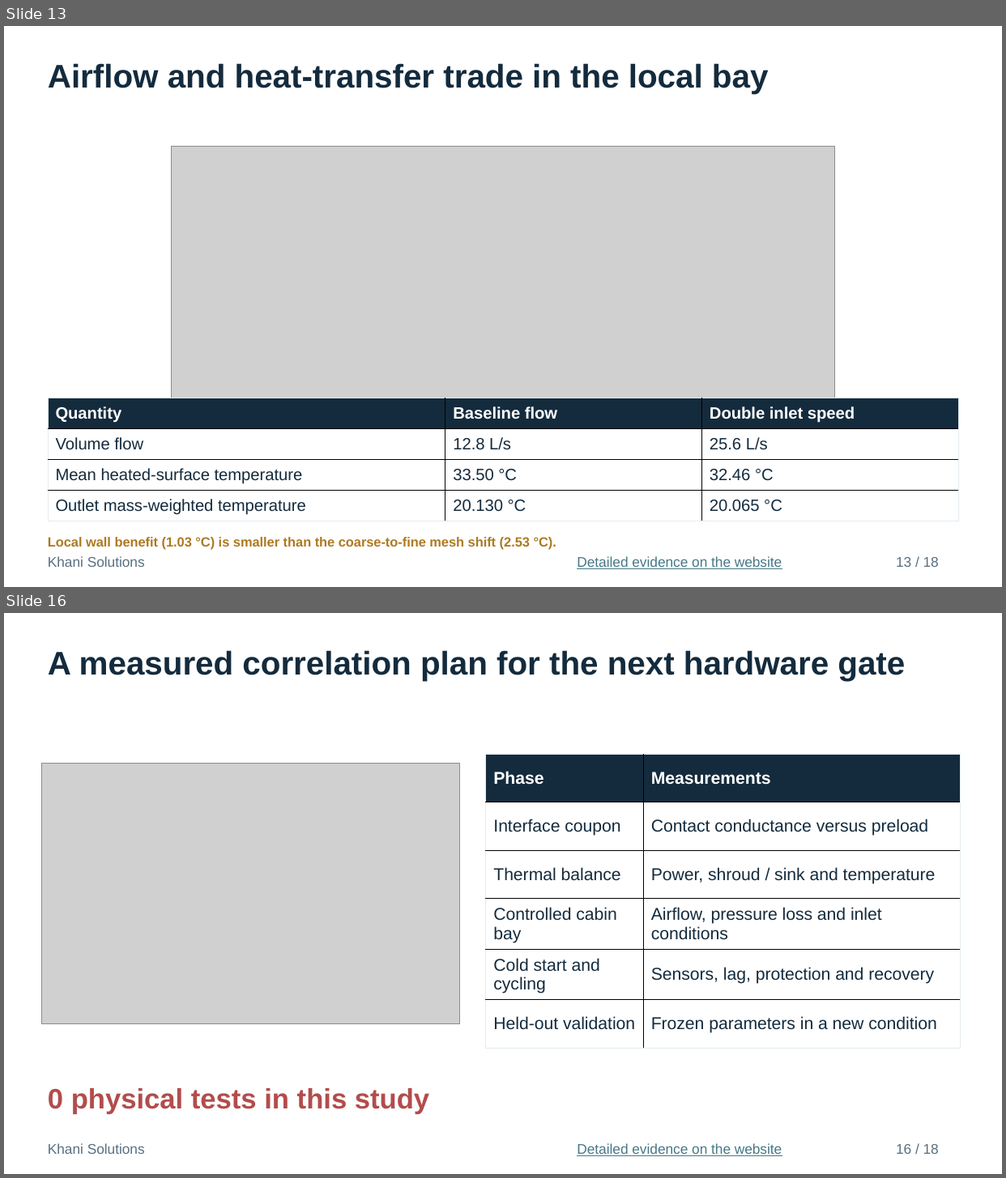
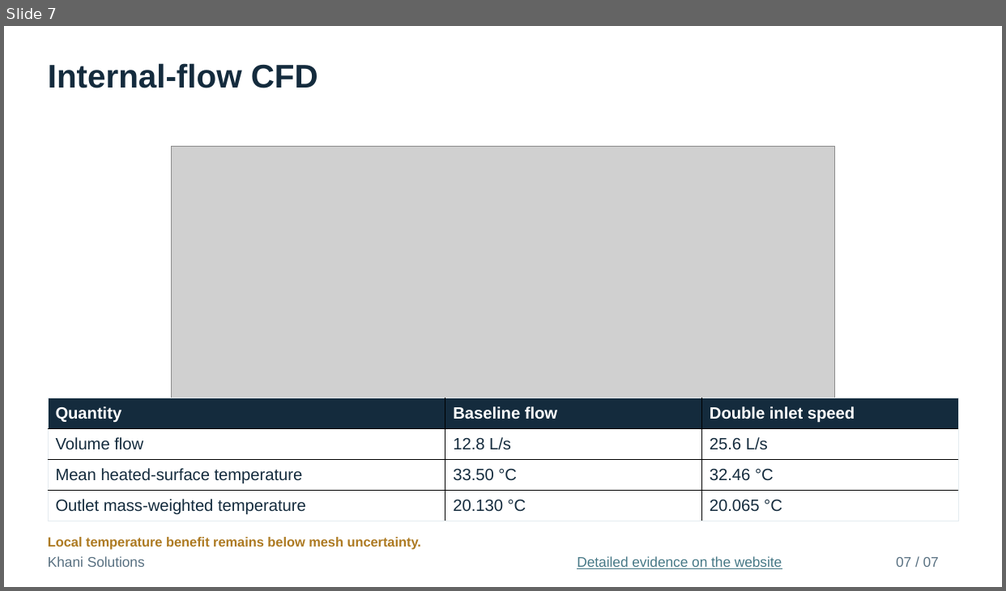
Before and after one commit to mrkhani88/khani-solutions-site, a slide deck: assets/studies/vast-haven-1/interview/Haven1_Thermal_Engineering_Interview.pptx. Shown one above the other, each under a label of ours: slides 13 and 16 before the commit, slide 7 after it; the slides between them are not shown. The pictures are 1006x1178 and 1006x591 pixels, drawn with LibreOffice and Linux fonts; fonts in the diff are those of the drawing; grey boxes stand for pictures. Boxes give left, top, right and bottom in pixels: in the first picture for what was removed or moved away, otherwise in the second. Text is boxed around its words. In the diff, an @@ line names an element or a change of style, - is before the commit and + after.

```diff
--- a/assets/studies/vast-haven-1/interview/Haven1_Thermal_Engineering_Interview.pptx
+++ b/assets/studies/vast-haven-1/interview/Haven1_Thermal_Engineering_Interview.pptx
@@ slide 16 removed at (4, 613, 1002, 1174), background #FFFFFF @@
@@ text removed at (48, 650, 905, 681) @@
-A measured correlation plan for the next hardware gate
@@ table removed at (486, 755, 960, 1043), 6 rows, 2 columns @@
-Phase | Measurements
-Interface coupon | Contact conductance versus preload
-Thermal balance | Power, shroud / sink and temperature
-Controlled cabin bay | Airflow, pressure loss and inlet conditions
-Cold start and cycling | Sensors, lag, protection and recovery
-Held-out validation | Frozen parameters in a new condition
@@ picture removed at (41, 764, 459, 1024) @@
@@ text removed at (48, 1088, 429, 1114) @@
-0 physical tests in this study
@@ text removed at (48, 1144, 145, 1154) @@
-Khani Solutions
@@ text removed at (577, 1144, 782, 1157) @@
-Detailed evidence on the website
@@ text removed at (896, 1144, 939, 1154) @@
-16 / 18
@@ what was slide 13 is now slide 7 @@
@@ slide 7 changed as well @@
@@ text at (48, 63, 318, 88): text changed @@
-Airflow and heat-transfer trade in the local bay
+Internal-flow CFD
@@ text at (48, 537, 421, 550): text changed @@
-Local wall benefit (1.03 °C) is smaller than the coarse-to-fine mesh shift (2.53 °C).
+Local temperature benefit remains below mesh uncertainty.
@@ text at (896, 557, 939, 567): text changed @@
-13 / 18
+07 / 07
```
Also in this commit, not shown: 5 other slides changed, 1 slide added, 11 other slides removed, 4 other files.
